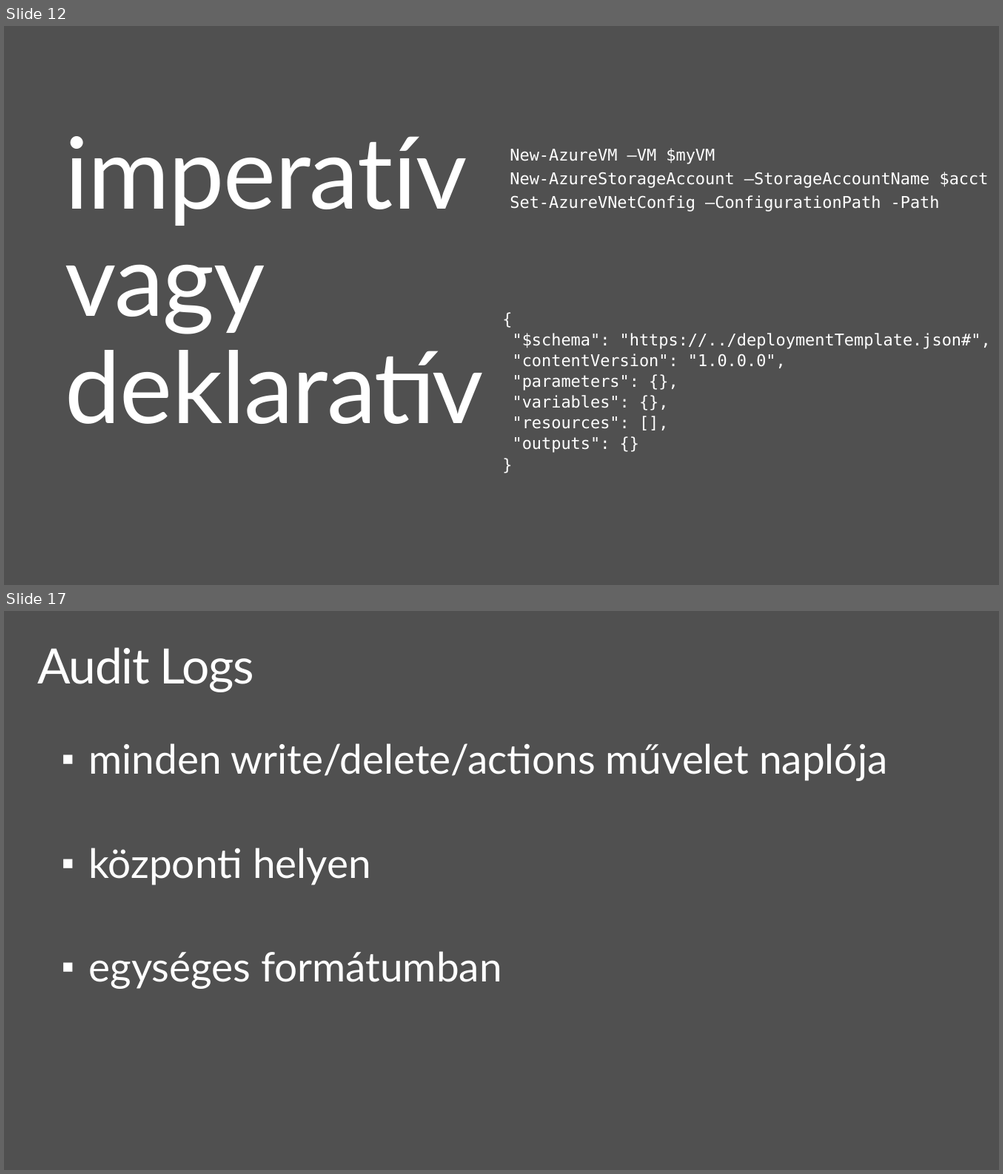
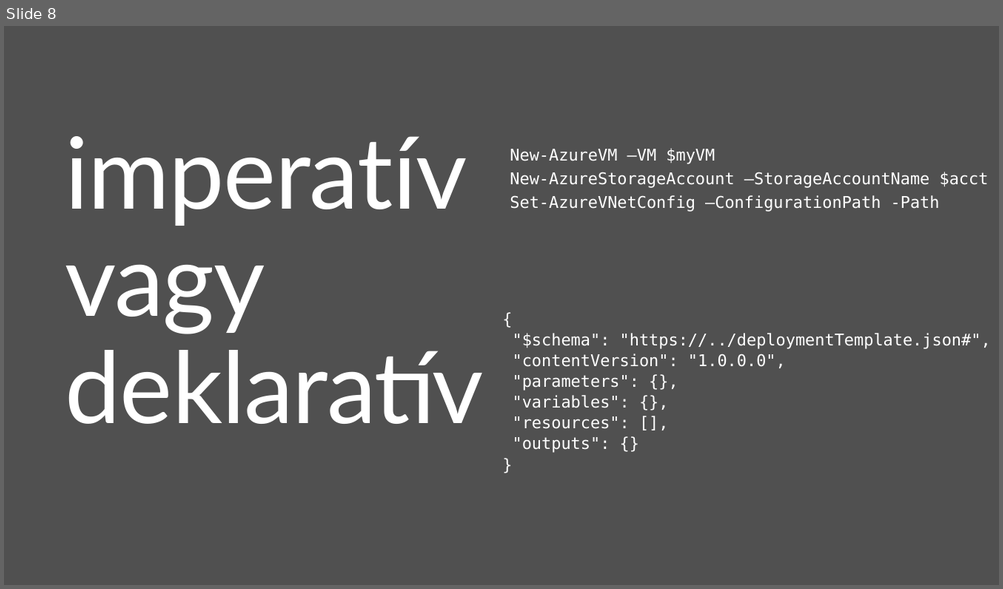
Before and after one commit to ITForumHungary/ITForum2016-DevOps, a slide deck: Session1-Introduction_to_DevOps-Infrastructure_as_Code/Presentation-Session1-Intro_to_DevOps-IaC.pptx. Shown one above the other, each under a label of ours: slides 12 and 17 before the commit, slide 8 after it; the slides between them are not shown. The pictures are 1003x1174 and 1003x589 pixels, drawn with LibreOffice and Linux fonts; fonts in the diff are those of the drawing; background and template pictures are left out. Boxes give left, top, right and bottom in pixels: in the first picture for what was removed or moved away, otherwise in the second. Text is boxed around its words. In the diff, an @@ line names an element or a change of style, - is before the commit and + after.

```diff
--- a/Session1-Introduction_to_DevOps-Infrastructure_as_Code/Presentation-Session1-Intro_to_DevOps-IaC.pptx
+++ b/Session1-Introduction_to_DevOps-Infrastructure_as_Code/Presentation-Session1-Intro_to_DevOps-IaC.pptx
@@ slide 17 removed at (4, 611, 999, 1170), background #505050 @@
@@ title removed at (37, 647, 254, 692) @@
-Audit Logs
@@ text removed at (89, 743, 887, 989) @@
-▪ minden write/delete/actions művelet naplója
-▪ központi helyen
-▪ egységes formátumban
@@ what was slide 12 is now slide 8 @@
```
Also in this commit, not shown: 5 slides added, 14 other slides removed, 5 other files.
